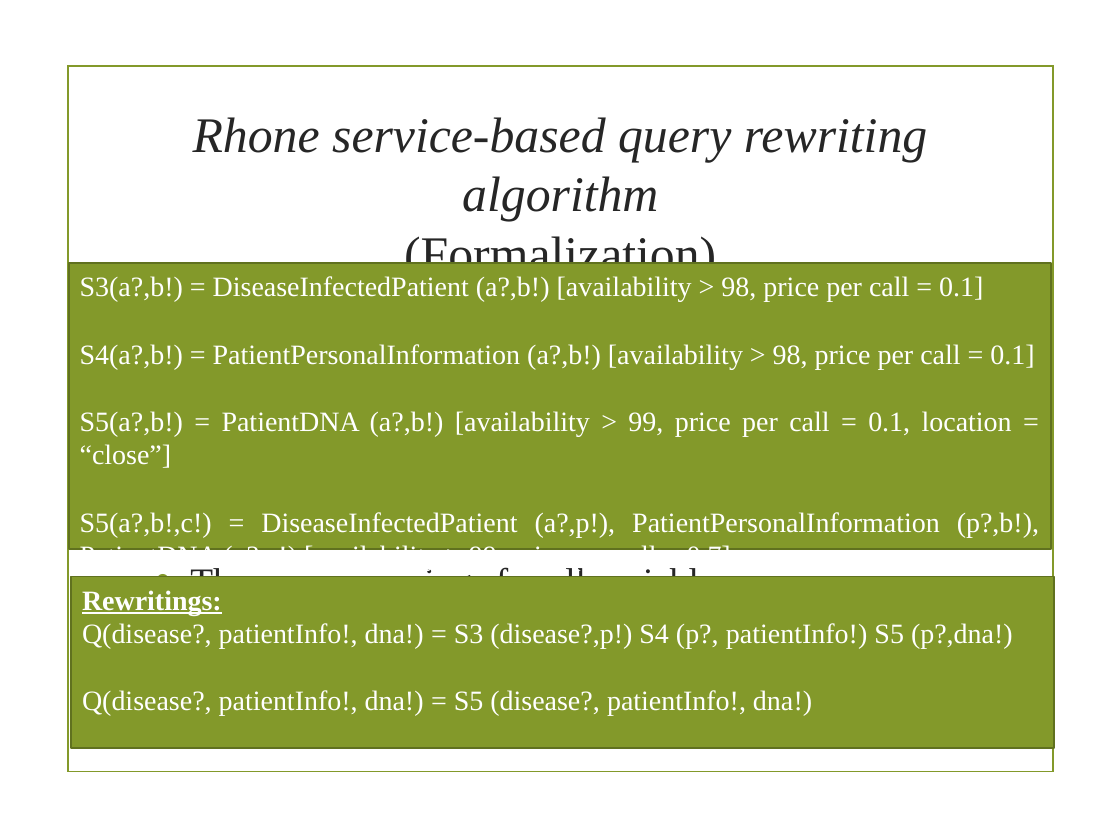
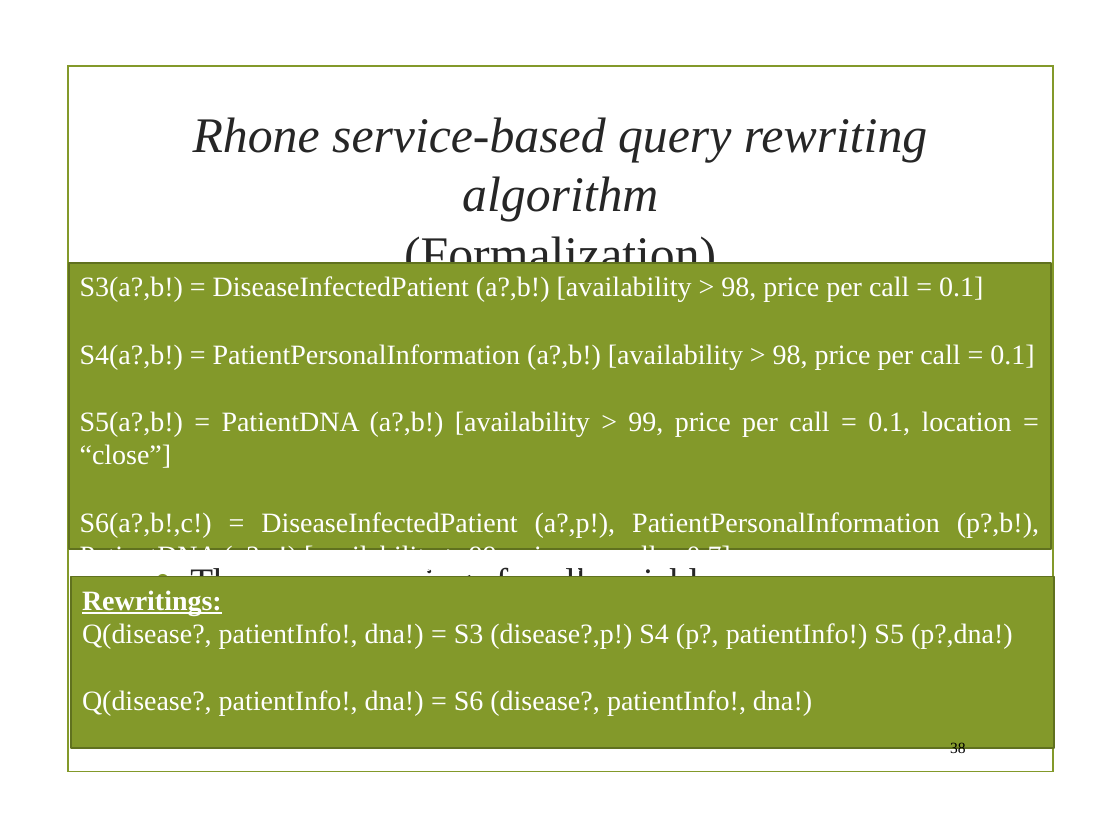
Before and after one commit to danielboni/DanielCarvalho-PhD, a slide deck: slide 38 of Presentations/SOC TEAM/soc-team presentation 031215.pptx (slide 32 before the commit). Drawn at 1120x840 pixels with LibreOffice and Linux fonts; fonts in the diff are those of the drawing; background and template pictures are left out. Boxes give left, top, right and bottom in pixels: in the first picture for what was removed or moved away, otherwise in the second. Text is boxed around its words. In the diff, an @@ line names an element or a change of style, - is before the commit and + after.

Commit message:
presentation slides last version

```diff
--- a/Presentations/SOC TEAM/soc-team presentation 031215.pptx
+++ b/Presentations/SOC TEAM/soc-team presentation 031215.pptx
@@ text in rectangle at <box>80,512,1039,571</box>: text changed @@
-S5(a?,b!,c!) = DiseaseInfectedPatient (a?,p!), PatientPersonalInformation (p?,b!), PatientDNA (p?,c!) [availability > 99, price per call = 0.7]
+S6(a?,b!,c!) = DiseaseInfectedPatient (a?,p!), PatientPersonalInformation (p?,b!), PatientDNA (p?,c!) [availability > 99, price per call = 0.7]
@@ text in rectangle at <box>82,690,812,716</box>: text changed @@
-Q(disease?, patientInfo!, dna!) = S5 (disease?, patientInfo!, dna!)
+Q(disease?, patientInfo!, dna!) = S6 (disease?, patientInfo!, dna!)
@@ page number added at <box>950,742,966,756</box>, 10 pt, text #000000 @@
+38
```
Also in this commit, not shown: 29 other slides changed, 9 slides added, 3 slides removed.
